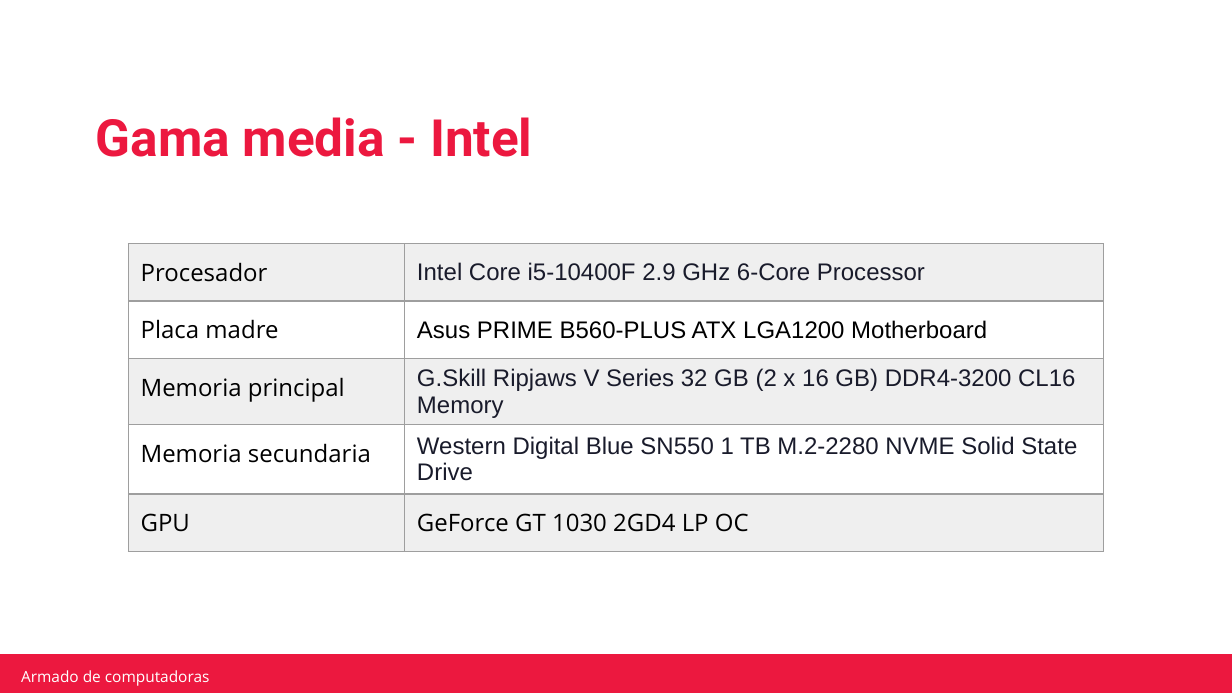
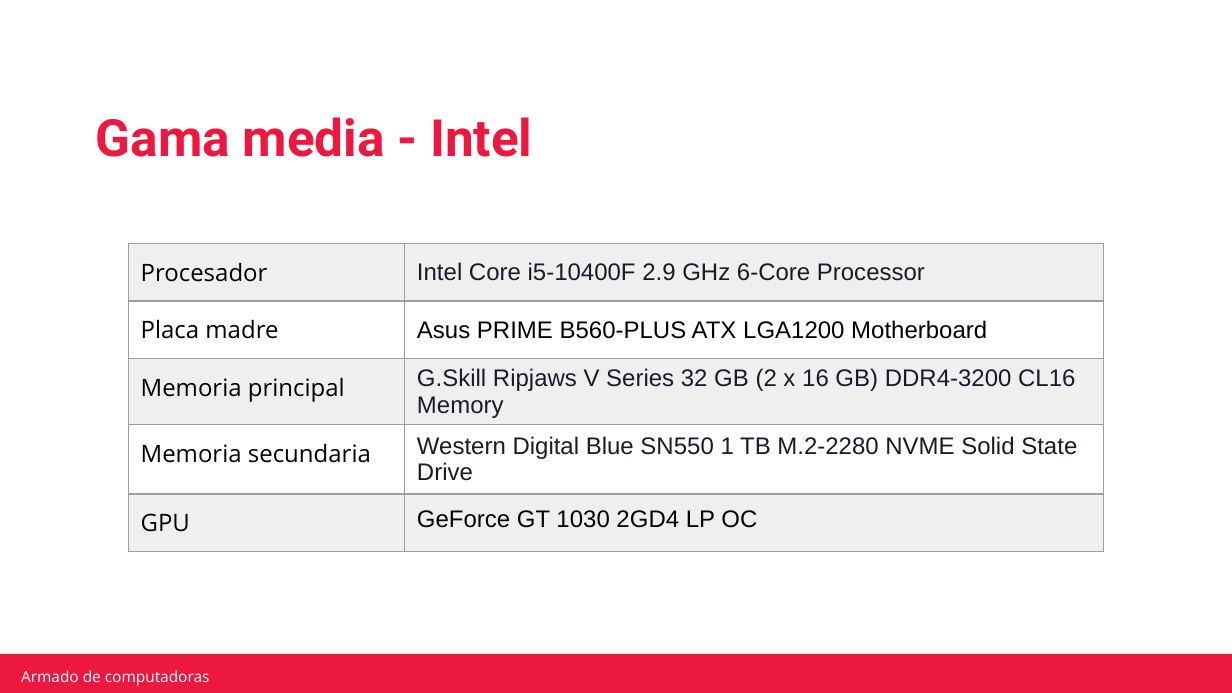
Before and after one commit to DigitalHouse-II/Mochila-C2, a slide deck: slide 14 of Entrega1/Entrega-1_Pizarro_Maria.pptx. Drawn at 1232x693 pixels with LibreOffice and Linux fonts; fonts in the diff are those of the drawing; background and template pictures are left out. Boxes give left, top, right and bottom in pixels: in the first picture for what was removed or moved away, otherwise in the second. Text is boxed around its words. In the diff, an @@ line names an element or a change of style, - is before the commit and + after.

```diff
--- a/Entrega1/Entrega-1_Pizarro_Maria.pptx
+++ b/Entrega1/Entrega-1_Pizarro_Maria.pptx
@@ table at bbox=[128, 244, 1103, 543] @@
@@ font Open Sans to Arial in "GeForce GT 1030 2GD4 LP OC" @@
```
Also in this commit, not shown: 8 other slides changed.
